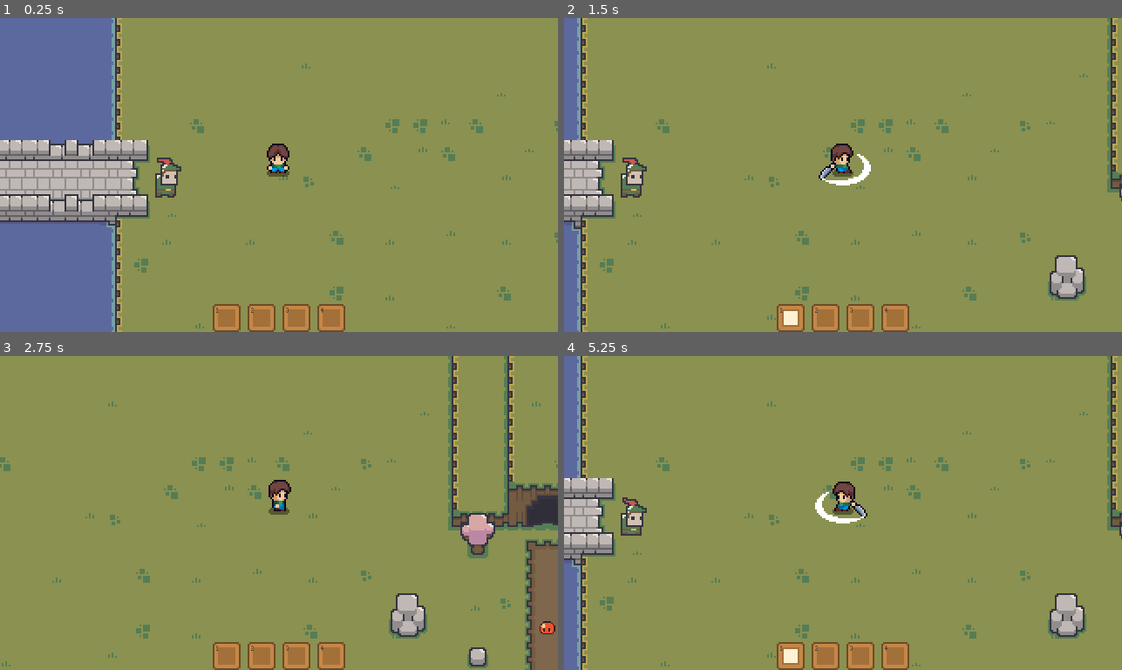
Above: before the commit, frames 1-4 (two rows, left to right).
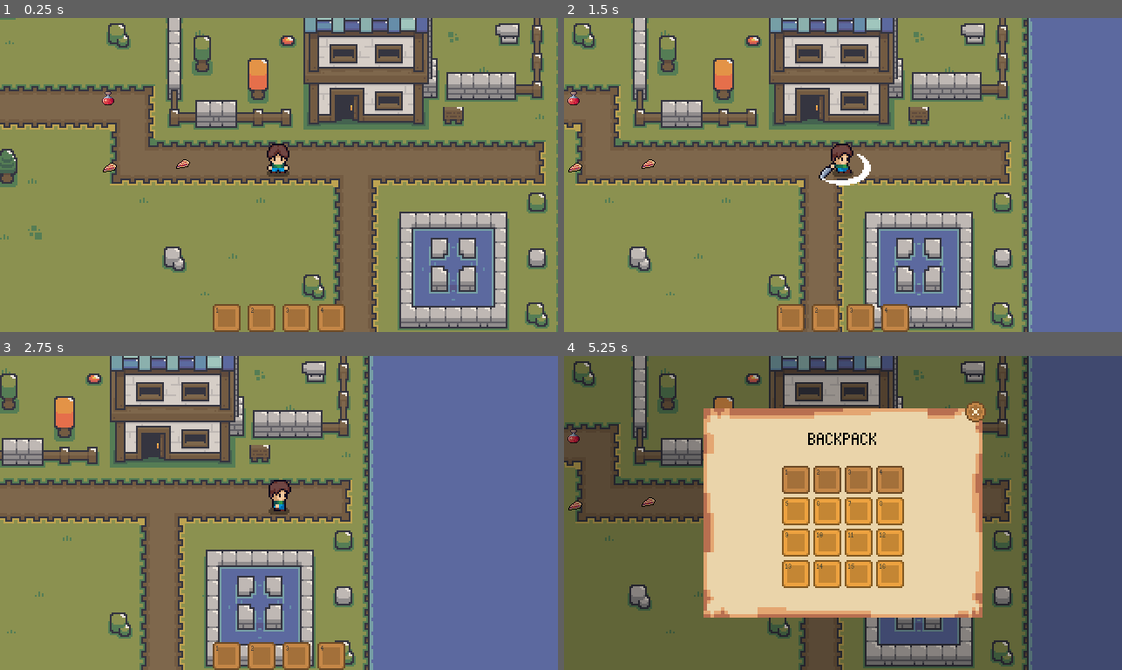
Above: after the commit, the same moments.

Repository: kahanscious/youtube-2d-arpg-series
Game: Godot game, scene res://levels/test_level.tscn
Same seed, same stepped clock (60 frames per second), same inputs: the game is played once before the commit and once after it.
Inputs (mouse positions are in pixels of both pictures, inside the frame that each line leads up to):
- Up to frame 1 (0.25 s): no input
- Up to frame 2 (1.5 s): tap Enter at 0.5 s; move the mouse to (965, 159) at 0.52 s; hold D (move_right) 0.53-1.25 s; click (965, 159) at 0.6 s; tap 1 at 0.8 s; drag from (731, 190) to (1094, 83) at 1.27 s
- Up to frame 3 (2.75 s): move the mouse to (334, 443) at 2.02 s; hold D (move_right) from 2.03 s (still down); click (334, 443) at 2.1 s; tap 1 at 2.3 s
- Up to frame 4 (5.25 s): release D (move_right) at 2.75 s; drag from (815, 575) to (1110, 632) at 2.77 s; move the mouse to (1010, 560) at 3.52 s; hold A (move_left) 3.53-4.25 s; hold Right mouse button (use_item) 3.53-4.25 s; click (1010, 560) at 3.67 s; tap 1 at 3.8 s; drag from (675, 465) to (843, 513) at 4.27 s; move the mouse to (870, 513) at 5.02 s; hold Tab (toggle_backpack, bound only after the commit) from 5.03 s (still down); click (870, 513) at 5.1 s

The runs differ from the first frame. In frame 1, 60% of the frame differs, in the area x 0-100%, y 0-100%; in frame 2, 59%; in frame 3, 67%; in frame 4, 100%.

Commit message:
video14

Diff:
--- a/character/character.tscn
+++ b/character/character.tscn
@@ -12,6 +12,7 @@
 [ext_resource type="AudioStream" uid="uid://ktysxhrwqron" path="res://assets/sfx/Battle/22_Slash_04.wav" id="10_qs8x1"]
 [ext_resource type="PackedScene" uid="uid://c1p5e8psuhivy" path="res://inventory/inventory.tscn" id="11_8r4w4"]
 [ext_resource type="PackedScene" uid="uid://ds0cb2m2gmg7s" path="res://inventory/inventory_bar.tscn" id="12_a7qf6"]
+[ext_resource type="PackedScene" uid="uid://baej55qrq5wdb" path="res://inventory/inventory_backpack.tscn" id="13_backpack"]
 
 [sub_resource type="Animation" id="Animation_v0x5x"]
 length = 0.001
@@ -536,4 +537,7 @@
 
 [node name="Inventory" parent="." instance=ExtResource("11_8r4w4")]
 
-[node name="InventoryBar" parent="." instance=ExtResource("12_a7qf6")]
+[node name="InventoryBar" parent="Inventory" instance=ExtResource("12_a7qf6")]
+
+[node name="InventoryBackpack" parent="Inventory" instance=ExtResource("13_backpack")]
+layer = 10
--- a/character/state/state_machine.gd
+++ b/character/state/state_machine.gd
@@ -19,7 +19,7 @@
 
 func change_state(new_state_name: String) -> void:
 	var mouse_pos = get_viewport().get_mouse_position()
-	var slots = GameManager.character.get_node("InventoryBar/Control/HBoxContainer/Slots")
+	var slots = GameManager.character.get_node("Inventory/InventoryBar/Control/HBoxContainer/Slots")
 	if slots:
 		for slot in slots.get_children():
 			if slot.get_global_rect().has_point(mouse_pos):
--- a/inventory/inventory.gd
+++ b/inventory/inventory.gd
@@ -2,12 +2,17 @@
 
 signal inventory_changed
 
-@export var max_slots: int = 4
+@export var hotbar_slots: int = 4
+@export var backpack_rows: int = 3
 
+var max_slots: int = 16
 var items: Array[Dictionary] = []
 
 
 func _ready() -> void:
+	var total_slots = hotbar_slots + (backpack_rows * hotbar_slots)
+	max_slots = total_slots
+
 	for i in range(max_slots):
 		items.append({"item": null, "quantity": 0})
 
--- /dev/null
+++ b/inventory/inventory_backpack.gd
@@ -0,0 +1,80 @@
+extends CanvasLayer
+
+@onready var backpack_container: Control = $BackpackContainer
+@onready
+var slots_container: GridContainer = $BackpackContainer/MarginContainer/VBoxContainer/SlotsContainer
+@onready var close_button: TextureButton = $CloseButton
+
+const SLOT_SCENE = preload("res://inventory/inventory_slot.tscn")
+
+var inventory: Inventory
+var is_open: bool = false
+var inventory_bar: InventoryBar
+
+
+func _ready() -> void:
+	backpack_container.hide()
+	close_button.hide()
+
+	inventory = get_parent()
+	inventory_bar = get_node("../InventoryBar")
+
+	close_button.pressed.connect(toggle_backpack)
+
+	if inventory:
+		inventory.inventory_changed.connect(_on_inventory_changed)
+		slots_container.columns = inventory.hotbar_slots
+		_create_slots(inventory.max_slots)
+	else:
+		printerr("No inventory found!")
+
+
+func _input(event: InputEvent) -> void:
+	if event.is_action_pressed("toggle_backpack"):
+		toggle_backpack()
+
+
+func toggle_backpack() -> void:
+	is_open = !is_open
+	backpack_container.visible = is_open
+	close_button.visible = is_open
+
+	if inventory_bar:
+		inventory_bar.get_node("Control").visible = !is_open
+
+	get_tree().paused = is_open
+
+	if is_open:
+		_on_inventory_changed()
+
+
+func _create_slots(count: int) -> void:
+	for i in range(count):
+		var slot = SLOT_SCENE.instantiate()
+		slot.set_slot_index(i)
+
+		if i < inventory.hotbar_slots:
+			slot.is_hotbar_slot = true
+		else:
+			slot.is_hotbar_slot = false
+
+		slots_container.add_child(slot)
+
+	_on_inventory_changed()
+
+
+func _on_inventory_changed() -> void:
+	for i in range(inventory.items.size()):
+		if i < slots_container.get_child_count():
+			var slot = slots_container.get_child(i)
+			var item_data = inventory.items[i]
+
+			if i < inventory.hotbar_slots:
+				slot.is_hotbar_slot = true
+			else:
+				slot.is_hotbar_slot = false
+
+			if item_data.item:
+				slot.set_item(item_data.item, item_data.quantity)
+			else:
+				slot.clear()
--- /dev/null
+++ b/inventory/inventory_backpack.tscn
@@ -0,0 +1,164 @@
+[gd_scene load_steps=16 format=3 uid="uid://baej55qrq5wdb"]
+
+[ext_resource type="Script" path="res://inventory/inventory_backpack.gd" id="1_bnxvs"]
+[ext_resource type="FontFile" uid="uid://b2boendgcs7l6" path="res://assets/fonts/BitPotion.ttf" id="2_mnnc6"]
+[ext_resource type="Texture2D" uid="uid://bsnqd7qbxflba" path="res://assets/ui/GUI_2x.png" id="2_ri72m"]
+[ext_resource type="Texture2D" uid="uid://dgdk4x6s38wmy" path="res://assets/ui/tilemap.png" id="4_w3asl"]
+
+[sub_resource type="AtlasTexture" id="AtlasTexture_pqte5"]
+atlas = ExtResource("2_ri72m")
+region = Rect2(192, 0, 16, 16)
+
+[sub_resource type="AtlasTexture" id="AtlasTexture_jdcs6"]
+atlas = ExtResource("2_ri72m")
+region = Rect2(208, 0, 16, 16)
+
+[sub_resource type="AtlasTexture" id="AtlasTexture_yb7kc"]
+atlas = ExtResource("2_ri72m")
+region = Rect2(224, 0, 16, 16)
+
+[sub_resource type="AtlasTexture" id="AtlasTexture_i6u52"]
+atlas = ExtResource("2_ri72m")
+region = Rect2(192, 16, 16, 16)
+
+[sub_resource type="AtlasTexture" id="AtlasTexture_jd2pj"]
+atlas = ExtResource("2_ri72m")
+region = Rect2(208, 16, 16, 16)
+
+[sub_resource type="AtlasTexture" id="AtlasTexture_jn4f1"]
+atlas = ExtResource("2_ri72m")
+region = Rect2(224, 16, 16, 16)
+
+[sub_resource type="AtlasTexture" id="AtlasTexture_ixmpm"]
+atlas = ExtResource("2_ri72m")
+region = Rect2(192, 32, 16, 16)
+
+[sub_resource type="AtlasTexture" id="AtlasTexture_aihdv"]
+atlas = ExtResource("2_ri72m")
+region = Rect2(208, 32, 16, 16)
+
+[sub_resource type="AtlasTexture" id="AtlasTexture_0yhlm"]
+atlas = ExtResource("2_ri72m")
+region = Rect2(224, 32, 16, 16)
+
+[sub_resource type="AtlasTexture" id="AtlasTexture_ngq0m"]
+atlas = ExtResource("4_w3asl")
+region = Rect2(34, 17, 16, 16)
+
+[sub_resource type="AtlasTexture" id="AtlasTexture_ns6k1"]
+atlas = ExtResource("4_w3asl")
+region = Rect2(34, 34, 16, 16)
+
+[node name="InventoryBackpack" type="CanvasLayer"]
+process_mode = 3
+script = ExtResource("1_bnxvs")
+
+[node name="BackpackContainer" type="Control" parent="."]
+layout_mode = 3
+anchors_preset = 15
+anchor_right = 1.0
+anchor_bottom = 1.0
+grow_horizontal = 2
+grow_vertical = 2
+mouse_filter = 2
+
+[node name="ColorRect" type="ColorRect" parent="BackpackContainer"]
+layout_mode = 1
+anchors_preset = 15
+anchor_right = 1.0
+anchor_bottom = 1.0
+grow_horizontal = 2
+grow_vertical = 2
+color = Color(0, 0, 0, 0.3)
+
+[node name="MarginContainer" type="MarginContainer" parent="BackpackContainer"]
+layout_mode = 1
+anchors_preset = -1
+anchor_left = 0.5
+anchor_top = 0.5
+anchor_right = 0.5
+anchor_bottom = 0.5
+offset_left = -80.0
+offset_top = -60.0
+offset_right = 80.0
+offset_bottom = 60.0
+grow_horizontal = 2
+grow_vertical = 2
+
+[node name="BackgroundGrid" type="GridContainer" parent="BackpackContainer/MarginContainer"]
+layout_mode = 2
+mouse_filter = 2
+theme_override_constants/h_separation = -1
+theme_override_constants/v_separation = -1
+columns = 3
+
+[node name="TopLeft" type="TextureRect" parent="BackpackContainer/MarginContainer/BackgroundGrid"]
+layout_mode = 2
+texture = SubResource("AtlasTexture_pqte5")
+
+[node name="Top" type="TextureRect" parent="BackpackContainer/MarginContainer/BackgroundGrid"]
+layout_mode = 2
+texture = SubResource("AtlasTexture_jdcs6")
+
+[node name="TopRight" type="TextureRect" parent="BackpackContainer/MarginContainer/BackgroundGrid"]
+layout_mode = 2
+texture = SubResource("AtlasTexture_yb7kc")
+
+[node name="Left" type="TextureRect" parent="BackpackContainer/MarginContainer/BackgroundGrid"]
+layout_mode = 2
+texture = SubResource("AtlasTexture_i6u52")
+
+[node name="Center" type="TextureRect" parent="BackpackContainer/MarginContainer/BackgroundGrid"]
+layout_mode = 2
+size_flags_horizontal = 3
+size_flags_vertical = 3
+texture = SubResource("AtlasTexture_jd2pj")
+
+[node name="Right" type="TextureRect" parent="BackpackContainer/MarginContainer/BackgroundGrid"]
+layout_mode = 2
+texture = SubResource("AtlasTexture_jn4f1")
+
+[node name="BottomLeft" type="TextureRect" parent="BackpackContainer/MarginContainer/BackgroundGrid"]
+layout_mode = 2
+texture = SubResource("AtlasTexture_ixmpm")
+
+[node name="Bottom" type="TextureRect" parent="BackpackContainer/MarginContainer/BackgroundGrid"]
+layout_mode = 2
+texture = SubResource("AtlasTexture_aihdv")
+
+[node name="BottomRight" type="TextureRect" parent="BackpackContainer/MarginContainer/BackgroundGrid"]
+layout_mode = 2
+texture = SubResource("AtlasTexture_0yhlm")
+
+[node name="VBoxContainer" type="VBoxContainer" parent="BackpackContainer/MarginContainer"]
+layout_mode = 2
+theme_override_constants/separation = 10
+
+[node name="Control" type="Control" parent="BackpackContainer/MarginContainer/VBoxContainer"]
+layout_mode = 2
+
+[node name="HBoxContainer" type="HBoxContainer" parent="BackpackContainer/MarginContainer/VBoxContainer"]
+layout_mode = 2
+
+[node name="Label" type="Label" parent="BackpackContainer/MarginContainer/VBoxContainer/HBoxContainer"]
+layout_mode = 2
+size_flags_horizontal = 6
+theme_override_colors/font_color = Color(0, 0, 0, 1)
+theme_override_fonts/font = ExtResource("2_mnnc6")
+text = "BACKPACK"
+horizontal_alignment = 1
+
+[node name="SlotsContainer" type="GridContainer" parent="BackpackContainer/MarginContainer/VBoxContainer"]
+layout_mode = 2
+size_flags_horizontal = 4
+theme_override_constants/h_separation = 2
+theme_override_constants/v_separation = 2
+columns = 4
+
+[node name="CloseButton" type="TextureButton" parent="."]
+offset_left = 228.0
+offset_top = 24.0
+offset_right = 244.0
+offset_bottom = 40.0
+texture_normal = SubResource("AtlasTexture_ngq0m")
+texture_pressed = SubResource("AtlasTexture_ns6k1")
--- a/inventory/inventory_bar.gd
+++ b/inventory/inventory_bar.gd
@@ -1,4 +1,4 @@
-extends CanvasLayer
+class_name InventoryBar extends CanvasLayer
 
 @onready var slots: HBoxContainer = $Control/HBoxContainer/Slots
 @onready var control: Control = $Control
@@ -10,10 +10,10 @@
 
 
 func _ready() -> void:
-	inventory = get_node("../Inventory")
+	inventory = get_parent()
 	if inventory:
 		inventory.inventory_changed.connect(_on_inventory_changed)
-		_create_slots(inventory.max_slots)
+		_create_slots(inventory.hotbar_slots)
 	else:
 		print("No inventory found!")
 
@@ -44,6 +44,12 @@
 
 
 func select_slot(index: int) -> void:
+	if index >= 0 and index < inventory.items.size():
+		var item_data = inventory.items[index]
+
+		if not item_data.item and index != selected_slot:
+			return
+
 	if index == selected_slot:
 		selected_slot = -1
 	else:
@@ -72,7 +78,7 @@
 
 
 func _on_inventory_changed() -> void:
-	for i in range(inventory.items.size()):
+	for i in range(slots.get_child_count()):
 		var slot = slots.get_child(i)
 		var item_data = inventory.items[i]
 		if item_data.item:
--- a/inventory/inventory_slot.gd
+++ b/inventory/inventory_slot.gd
@@ -11,6 +11,13 @@
 var _pending_slot_index: int = -1
 var dragging: bool = false
 var drag_data: Dictionary = {}
+var is_hotbar_slot: bool = false:
+	set(value):
+		is_hotbar_slot = value
+		if value:
+			modulate = Color.WHITE
+		else:
+			modulate = Color(1.2, 1.2, 0.9)
 
 static var held_item: Dictionary = {}
 static var original_slot_index: int = -1
--- a/levels/test_level.tscn
+++ b/levels/test_level.tscn
@@ -818,7 +818,7 @@
 position = Vector2(64, 76)
 
 [node name="Default" parent="SpawnPoints" instance=ExtResource("14_72xje")]
-position = Vector2(-201, 52)
+position = Vector2(420, 199)
 
 [node name="FromDesert" parent="SpawnPoints" instance=ExtResource("14_72xje")]
 position = Vector2(-372, 55)
--- a/project.godot
+++ b/project.godot
@@ -77,6 +77,11 @@
 "events": [Object(InputEventKey,"resource_local_to_scene":false,"resource_name":"","device":-1,"window_id":0,"alt_press …(192 unchanged characters)…
 ]
 }
+toggle_backpack={
+"deadzone": 0.5,
+"events": [Object(InputEventKey,"resource_local_to_scene":false,"resource_name":"","device":-1,"window_id":0,"alt_pressed":false,"shift_pressed":false,"ctrl_pressed":false,"meta_pressed":false,"pressed":false,"keycode":0,"physical_keycode":4194306,"key_label":0,"unicode":0,"location":0,"echo":false,"script":null)
+]
+}
 
 [layer_names]
 
Binary file removed: Player.png
Binary file added: assets/ui/GUI_2x.png
Not shown: 1 places in character/character.tscn that only renumber resources
